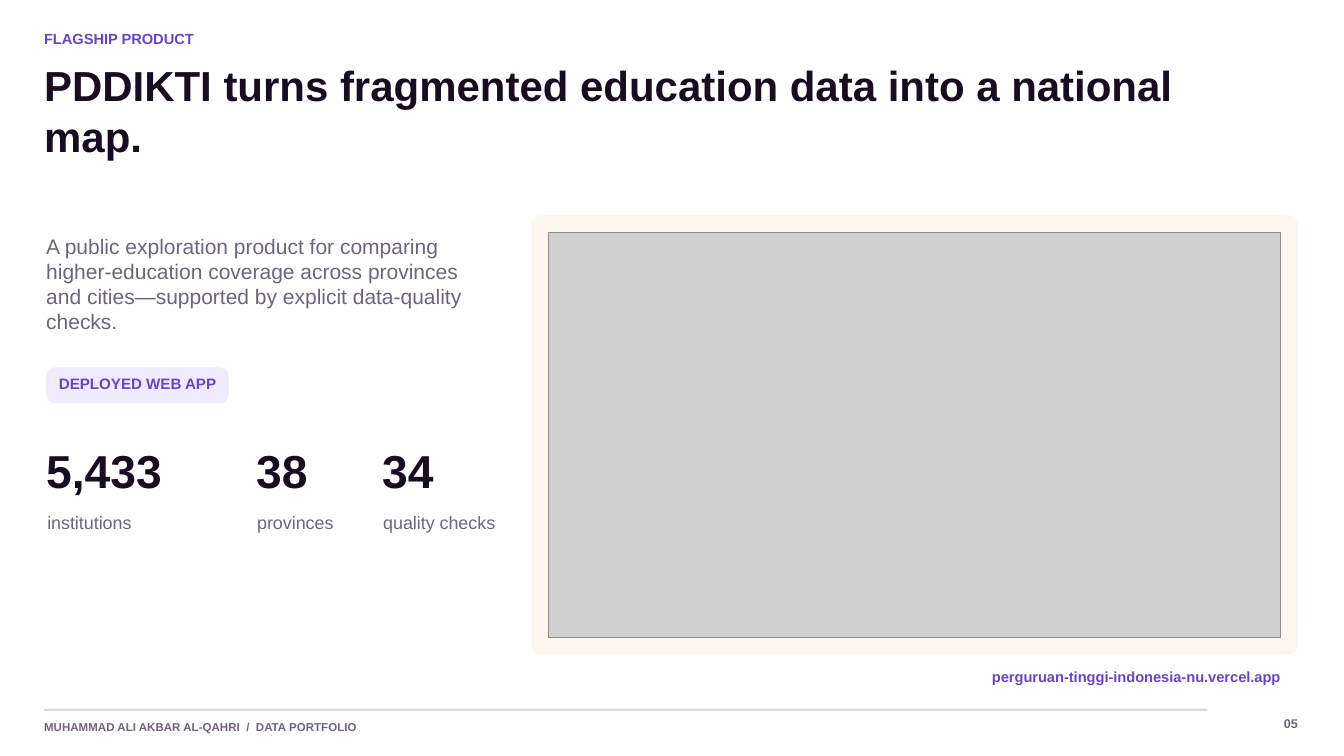
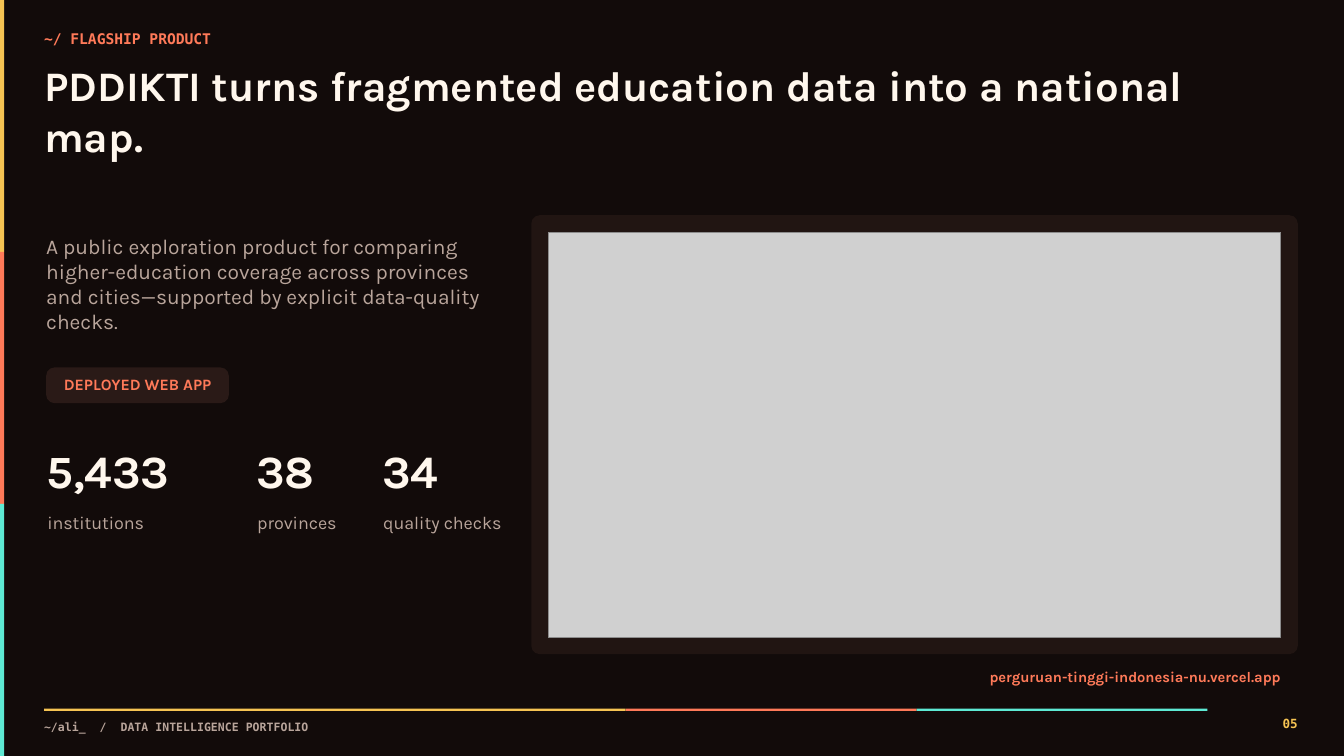
Before and after one commit to akbaralqahri/portofolio, a slide deck: slide 5 of outputs/Muhammad_Ali_Akbar_Al-Qahri_Portfolio.pptx. Drawn at 1344x756 pixels with LibreOffice and Linux fonts; fonts in the diff are those of the drawing; grey boxes stand for pictures. Boxes give left, top, right and bottom in pixels: in the first picture for what was removed or moved away, otherwise in the second. Text is boxed around its words. In the diff, an @@ line names an element or a change of style, - is before the commit and + after.

```diff
--- a/outputs/Muhammad_Ali_Akbar_Al-Qahri_Portfolio.pptx
+++ b/outputs/Muhammad_Ali_Akbar_Al-Qahri_Portfolio.pptx
@@ rectangle added at [0,0,1344,756], fill #120B0A @@
@@ rectangle added at [0,0,4,252], fill #F6C453 @@
@@ text at [70,33,211,45]: text changed; font Arial to DejaVu Sans Mono; text colour #6845C6 to #FF7A59 @@
-FLAGSHIP PRODUCT
+~/ FLAGSHIP PRODUCT
@@ rounded rectangle at [531,216,1298,654]: fill #FBF7EF to #211512 @@
@@ rectangle added at [0,252,4,504], fill #FF7A59 @@
@@ rounded rectangle at [46,368,229,403]: fill #F1EBFF to #2A1A17 @@
@@ text "DEPLOYED WEB APP" at [64,379,211,390]: size 10.8 to 11.2 pt, font Arial to Karla, text colour #6845C6 to #FF7A59 @@
@@ font Arial to Karla, text colour #180D20 to #FFF7ED in 4 elements at [44,71,1182,162], [46,457,169,494], [256,457,315,489], [382,457,438,489] @@
@@ rectangle added at [0,504,4,756], fill #5EEAD4 @@
@@ font Arial to Karla, text colour #70647A to #B9A59B in 4 elements at [46,239,479,329], [47,516,144,529], [257,517,336,533], [383,516,502,534] @@
@@ text "perguruan-tinggi-indonesia-nu.vercel.app" at [990,671,1281,686]: font Arial to Karla, text colour #6845C6 to #FF7A59 @@
@@ rectangle removed at [44,709,1208,711] @@
@@ rectangle added at [44,709,626,711], fill #F6C453 @@
@@ rectangle added at [626,709,918,711], fill #FF7A59 @@
@@ rectangle added at [917,709,1208,711], fill #5EEAD4 @@
@@ text "05" at [1283,718,1298,728]: font Arial to DejaVu Sans Mono, text colour #70647A to #F6C453 @@
@@ text at [44,722,309,734]: text changed; font Arial to DejaVu Sans Mono; text colour #70647A to #B9A59B @@
-MUHAMMAD ALI AKBAR AL-QAHRI / DATA PORTFOLIO
+~/ali_ / DATA INTELLIGENCE PORTFOLIO
```
Also in this commit, not shown: 10 other slides changed, 4 other files.
